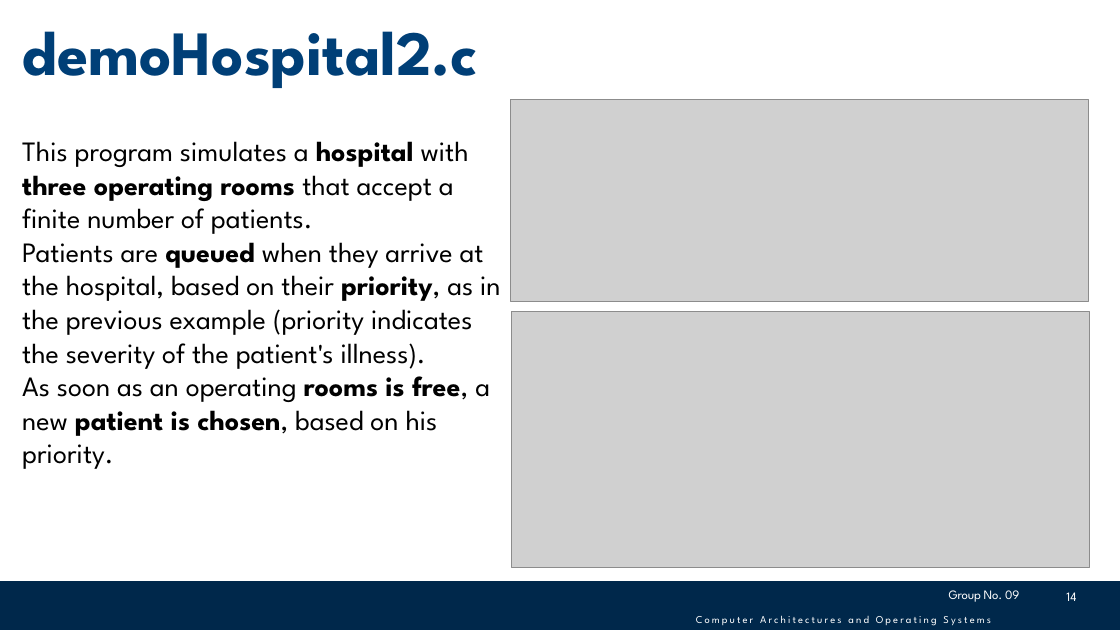
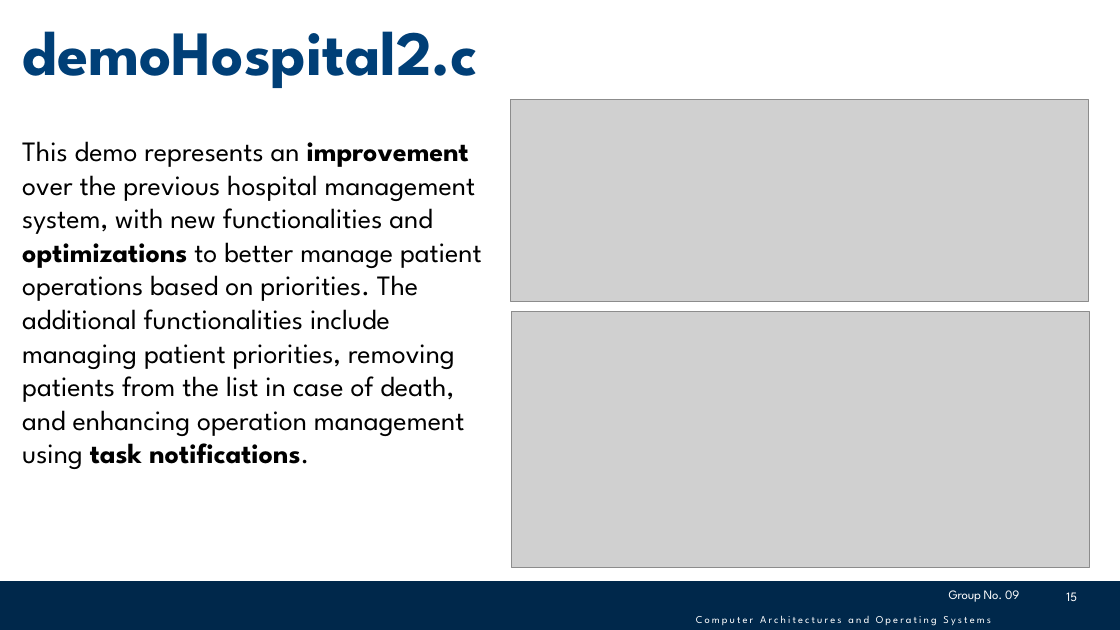
Before and after one commit to giovannidemaria/Polito-FreeRTOS-exploration, a slide deck: slide 15 of Documentation/HaclOSsim - Group09.pptx (slide 14 before the commit). Drawn at 1120x630 pixels with LibreOffice and Linux fonts; fonts in the diff are those of the drawing; grey boxes stand for pictures; background and template pictures are left out. Boxes give left, top, right and bottom in pixels: in the first picture for what was removed or moved away, otherwise in the second. Text is boxed around its words. In the diff, an @@ line names an element or a change of style, - is before the commit and + after.

```diff
--- a/Documentation/HaclOSsim - Group09.pptx
+++ b/Documentation/HaclOSsim - Group09.pptx
@@ text at (22, 141, 482, 469): text changed @@
-This program simulates a hospital with three operating rooms that accept a finite number of patients.
-Patients are queued when they arrive at the hospital, based on their priority, as in the previous example (priority indicates the severity of the patient's illness).
-As soon as an operating rooms is free, a new patient is chosen, based on his priority.
+This demo represents an improvement over the previous hospital management system, with new functionalities and optimizations to better manage patient operations based on priorities. The additional functionalities include managing patient priorities, removing patients from the list in case of death, and enhancing operation management using task notifications.
@@ page number at (1066, 592, 1077, 601): text changed @@
-14
+15
```
Also in this commit, not shown: 11 other slides changed, 1 slide added, 2 other files.
